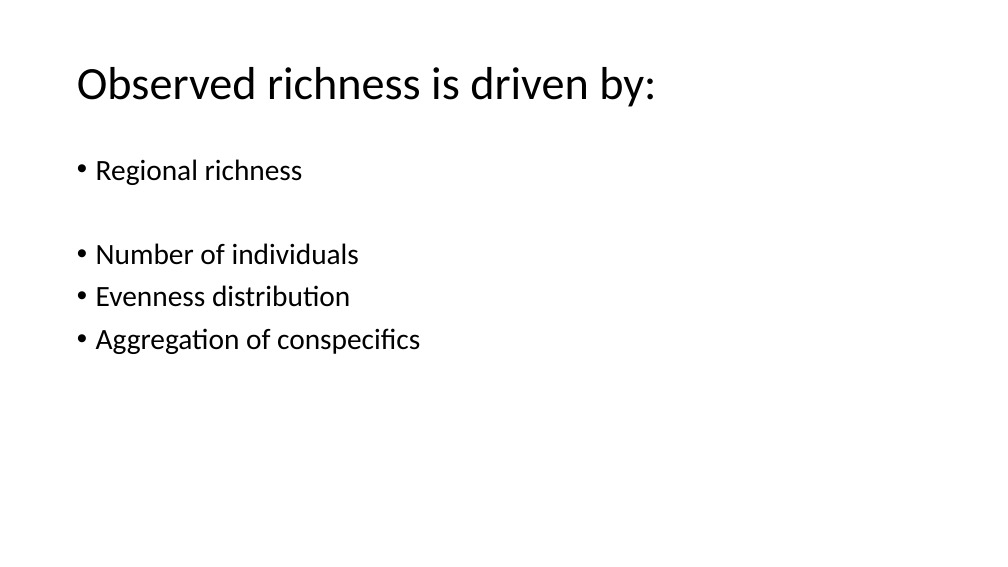
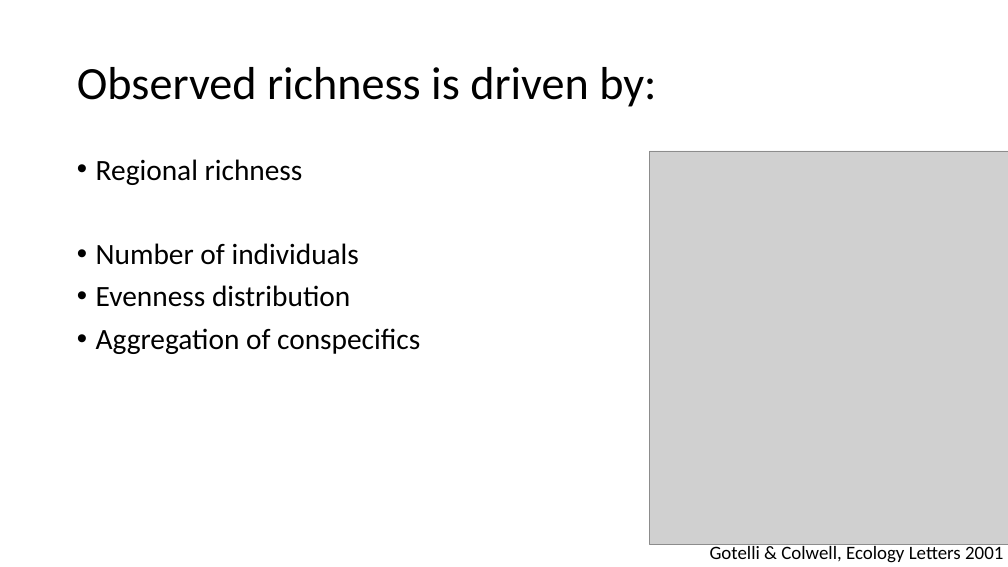
Before and after one commit to tielens/classBIOL709B, a slide deck: slide 7 of Presentation workflow draft 709b.pptx (slide 6 before the commit). Drawn at 1008x567 pixels with LibreOffice and Linux fonts; fonts in the diff are those of the drawing; grey boxes stand for pictures. Boxes give left, top, right and bottom in pixels: in the first picture for what was removed or moved away, otherwise in the second. Text is boxed around its words. In the diff, an @@ line names an element or a change of style, - is before the commit and + after.

```diff
--- a/Presentation workflow draft 709b.pptx
+++ b/Presentation workflow draft 709b.pptx
@@ picture added at box(650, 151, 1008, 544) @@
@@ text added at box(710, 543, 1003, 563), 18 pt, text #000000 @@
+Gotelli & Colwell, Ecology Letters 2001
```
Also in this commit, not shown: 4 other slides changed, 3 slides added.
